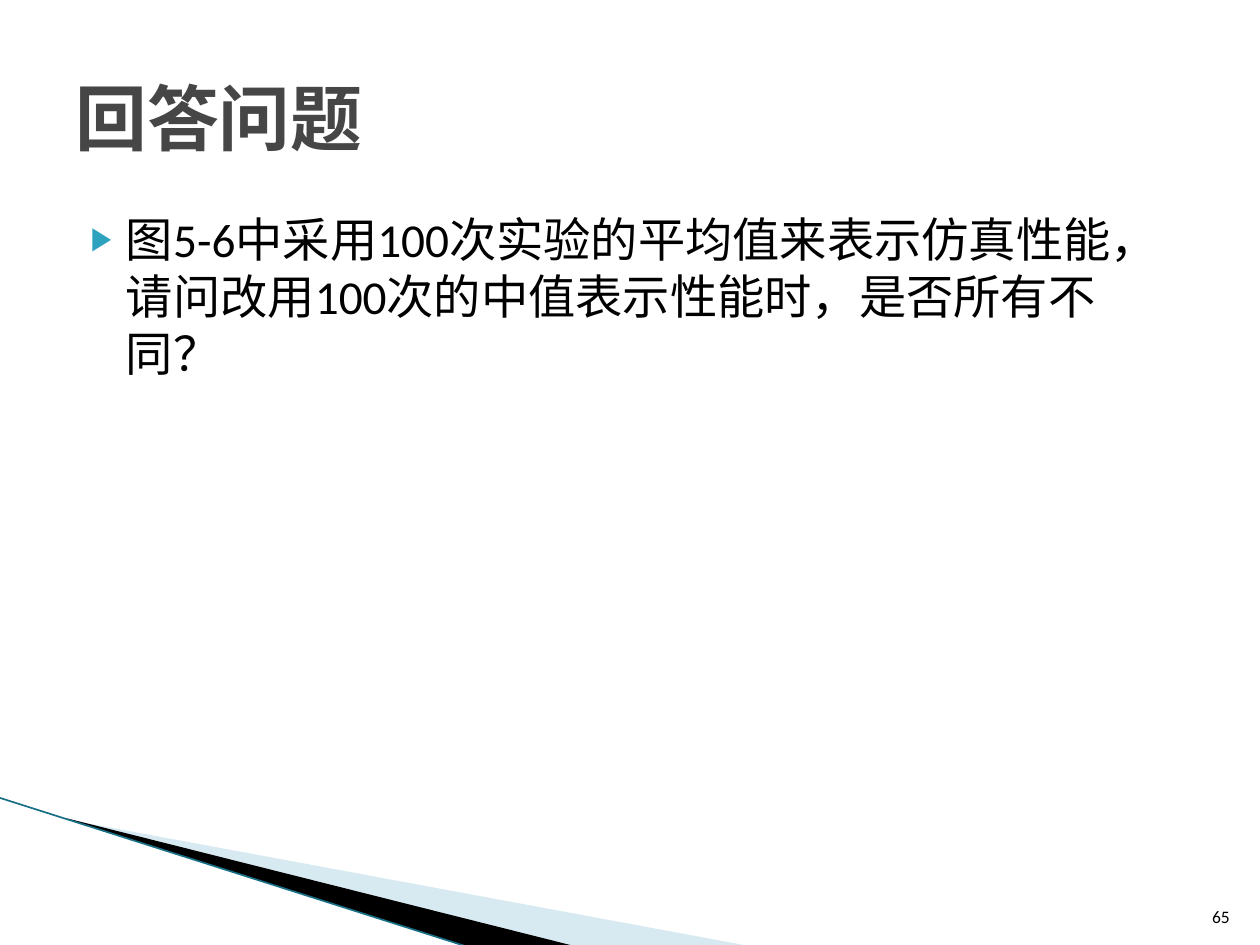
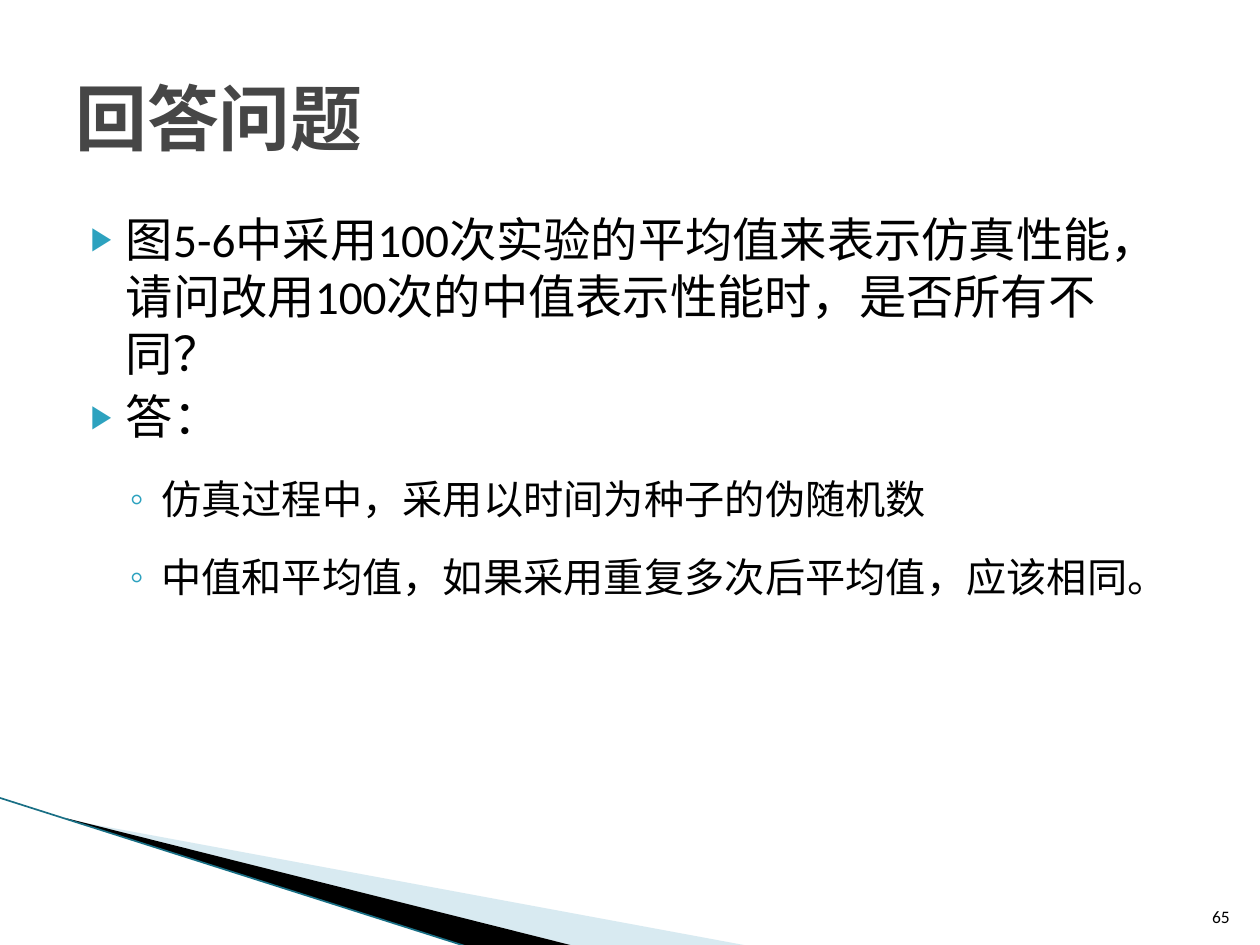
Before and after one commit to ZhiweiYAN/yzw_thesis, a slide deck: slide 65 of defense_phd_v07.pptx. Drawn at 1260x945 pixels with LibreOffice and Linux fonts; fonts in the diff are those of the drawing; background and template pictures are left out. Boxes give left, top, right and bottom in pixels: in the first picture for what was removed or moved away, otherwise in the second. Text is boxed around its words. In the diff, an @@ line names an element or a change of style, - is before the commit and + after.

```diff
--- a/defense_phd_v07.pptx
+++ b/defense_phd_v07.pptx
@@ text at (x1=126, y1=394, x2=1168, y2=596): paragraphs added @@
+▶ 答：
+  ◦ 仿真过程中，采用以时间为种子的伪随机数
+  ◦ 中值和平均值，如果采用重复多次后平均值，应该相同。
```
Also in this commit, not shown: 8 other slides changed, 3 other files.
